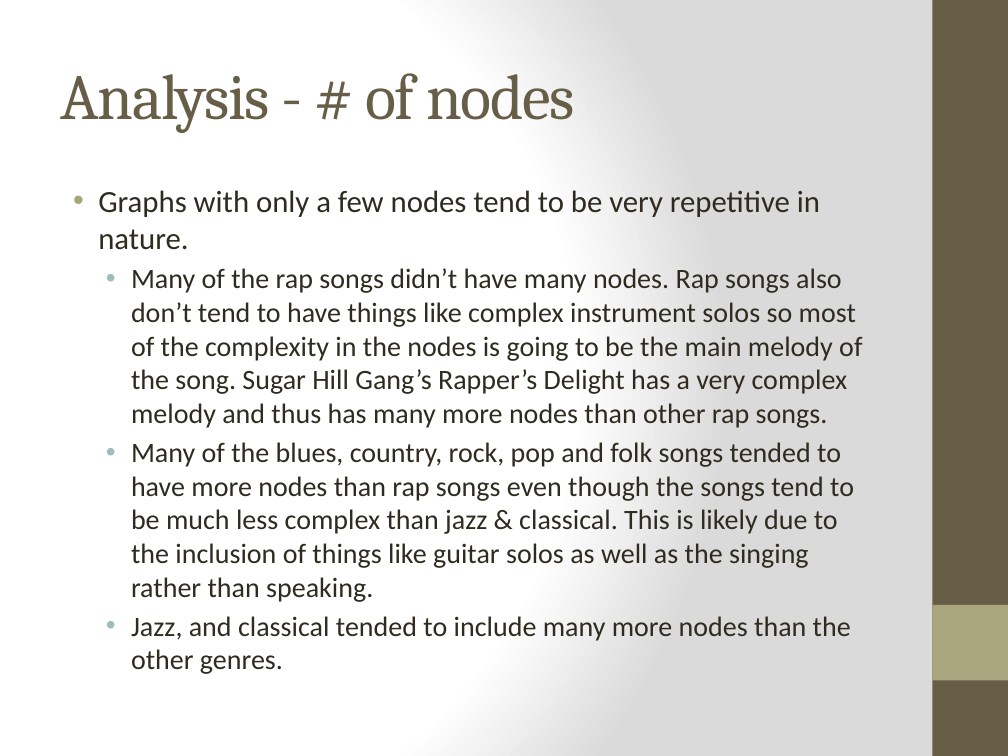
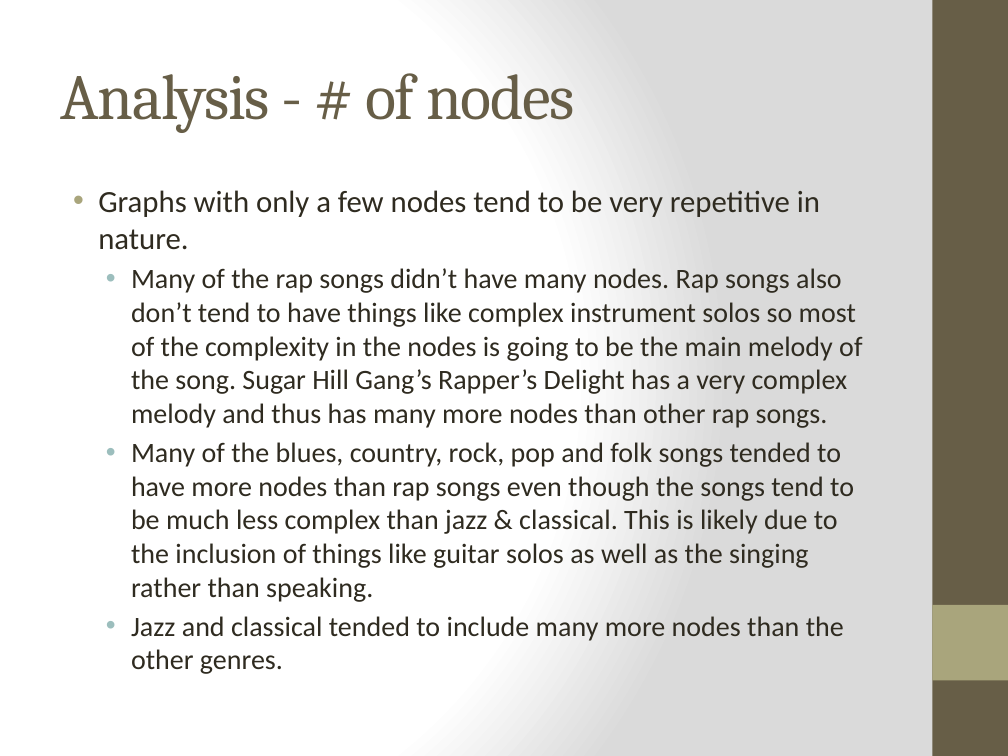
Before and after one commit to cjnolet/graph_analytics_final_project, a slide deck: slide 29 of Presentation.pptx (slide 58 before the commit). Drawn at 1008x756 pixels with LibreOffice and Linux fonts; fonts in the diff are those of the drawing. Boxes give left, top, right and bottom in pixels: in the first picture for what was removed or moved away, otherwise in the second. Text is boxed around its words. In the diff, an @@ line names an element or a change of style, - is before the commit and + after.

```diff
--- a/Presentation.pptx
+++ b/Presentation.pptx
@@ text at [131, 616, 844, 674]: text changed @@
-  • Jazz, and classical tended to include many more nodes than the other genres.
+  • Jazz and classical tended to include many more nodes than the other genres.
```
Also in this commit, not shown: 6 other slides changed, 1 slide removed.
